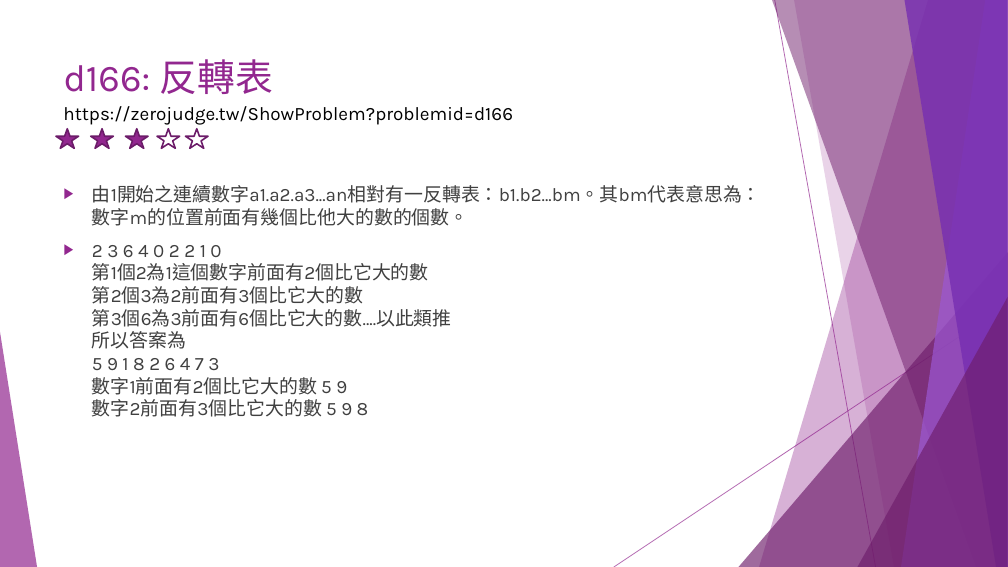
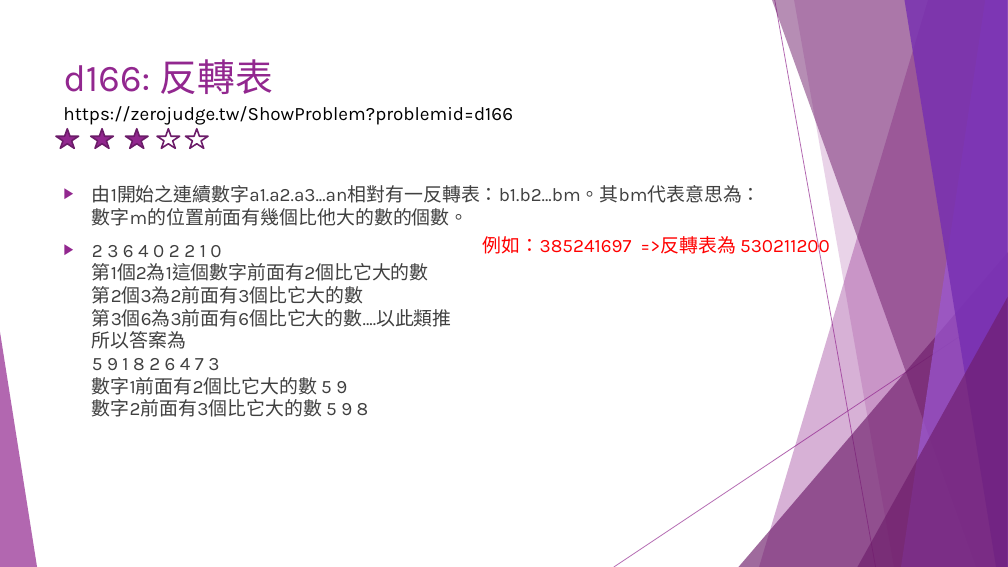
Before and after one commit to liulawsi/My_PPTs, a slide deck: slide 33 of LCC/Python/A1_邏輯思考訓練題.pptx (slide 30 before the commit). Drawn at 1008x567 pixels with LibreOffice and Linux fonts; fonts in the diff are those of the drawing. Boxes give left, top, right and bottom in pixels: in the first picture for what was removed or moved away, otherwise in the second. Text is boxed around its words. In the diff, an @@ line names an element or a change of style, - is before the commit and + after.

```diff
--- a/LCC/Python/A1_邏輯思考訓練題.pptx
+++ b/LCC/Python/A1_邏輯思考訓練題.pptx
@@ text added at box(483, 235, 830, 258), 18 pt, text #FF0000 @@
+例如：385241697 =>反轉表為 530211200
```
Also in this commit, not shown: 6 other slides changed, 3 slides added.
